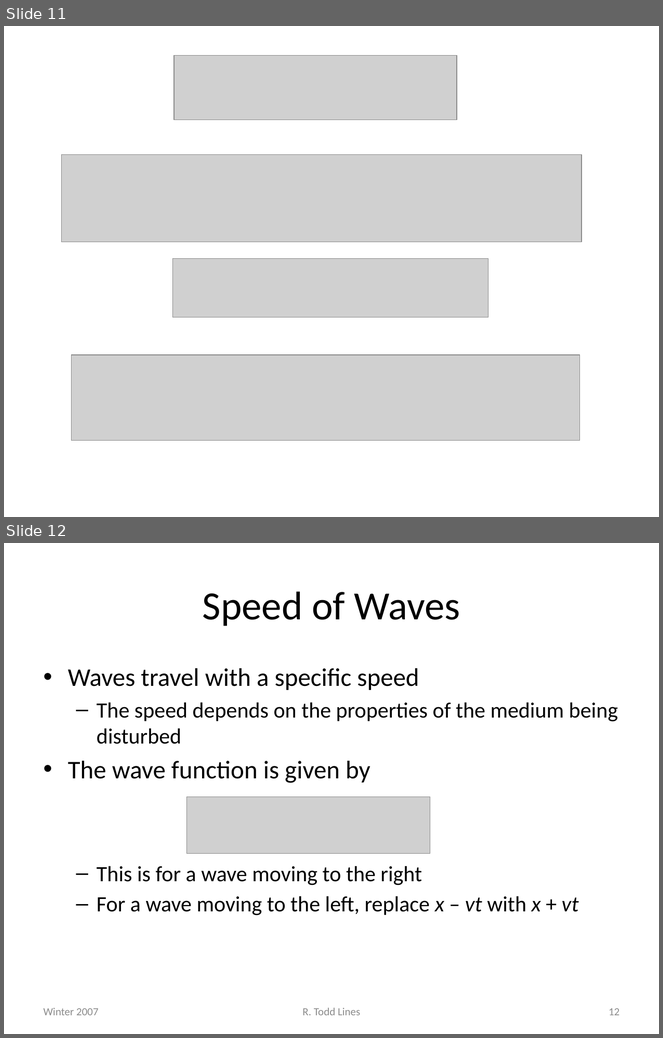
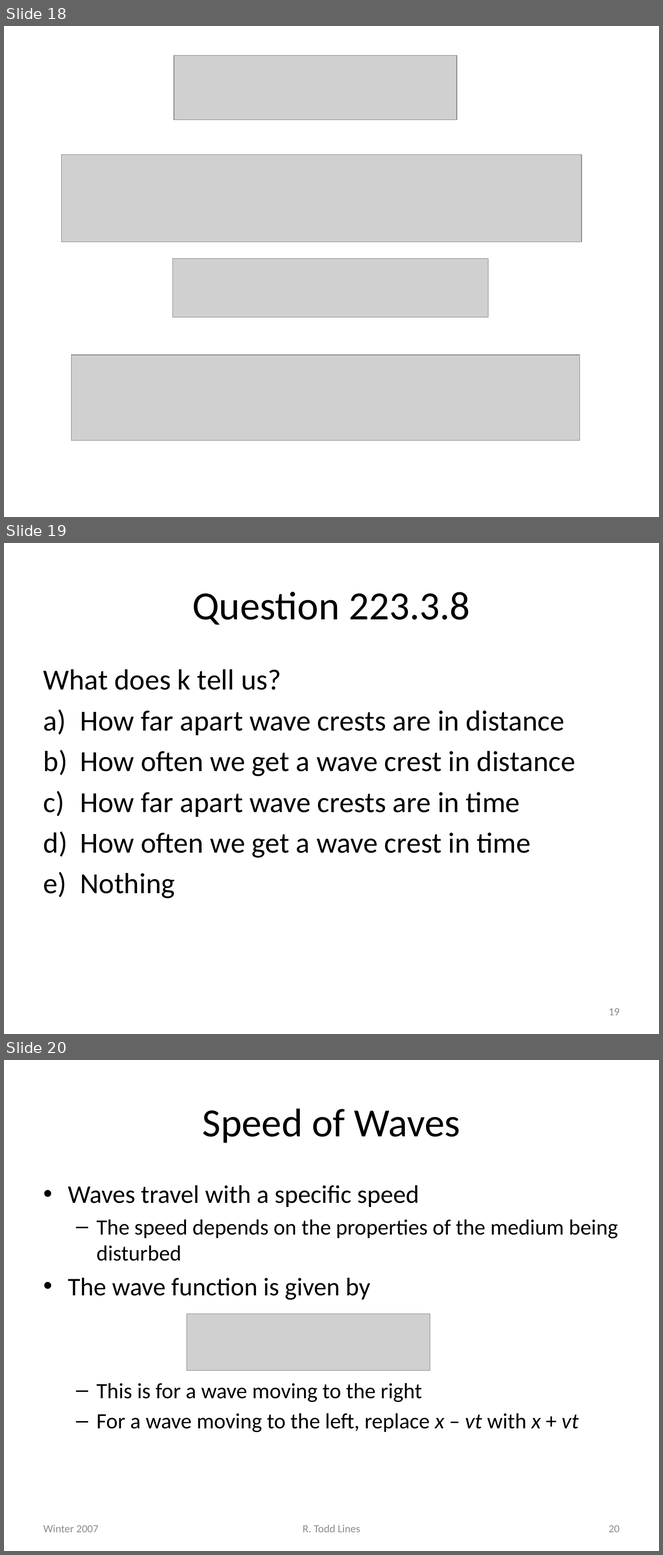
Before and after one commit to rtlines/PH223-Engineering-Physics, a slide deck: Slides/PH223_Lecture_03.pptx. Shown one above the other, each under a label of ours: slides 11 and 12 before the commit, slides 18, 19 and 20 after it. The pictures are 663x1038 and 663x1555 pixels, drawn with LibreOffice and Linux fonts; fonts in the diff are those of the drawing; grey boxes stand for pictures. Boxes give left, top, right and bottom in pixels: in the first picture for what was removed or moved away, otherwise in the second. Text is boxed around its words. In the diff, an @@ line names an element or a change of style, - is before the commit and + after.

```diff
--- a/Slides/PH223_Lecture_03.pptx
+++ b/Slides/PH223_Lecture_03.pptx
@@ slide 19 added at box(4, 543, 659, 1034), background #FFFFFF @@
@@ title added at box(192, 591, 470, 625), 44 pt, text #000000 @@
+Question 223.3.8
@@ text added at box(44, 669, 575, 899), 32 pt, text #000000 @@
+What does k tell us?
+a) How far apart wave crests are in distance
+b) How often we get a wave crest in distance
+c) How far apart wave crests are in time
+d) How often we get a wave crest in time
+e) Nothing
@@ page number added at box(609, 1008, 620, 1016), 12 pt, text #8C8C8C @@
+19
@@ what was slide 11 is now slide 18 @@
@@ what was slide 12 is now slide 20 @@
@@ page number at box(609, 1525, 620, 1533): text changed @@
-12
+20
```
Also in this commit, not shown: 1 slide changed, 7 other slides added.
